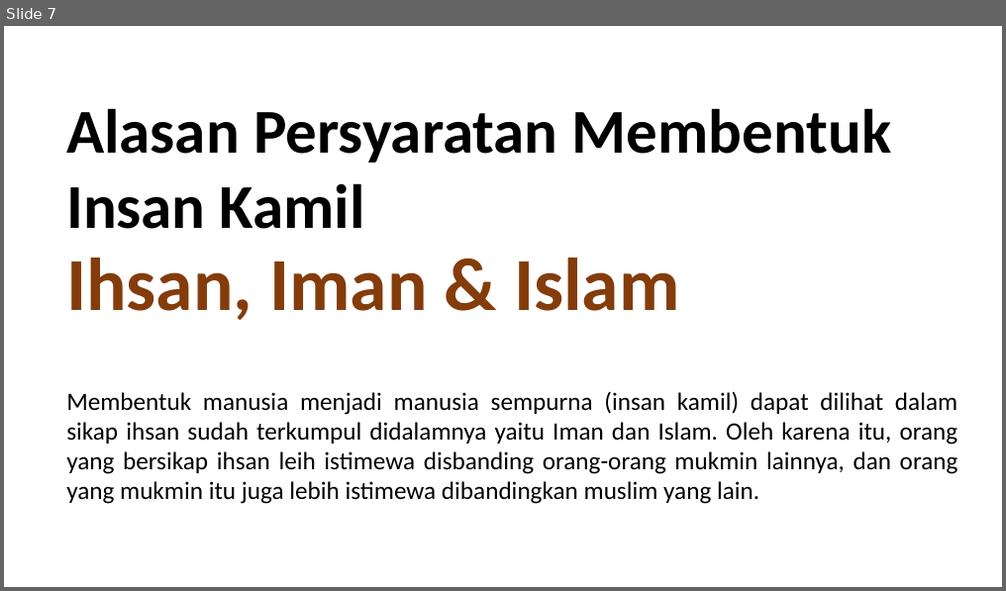
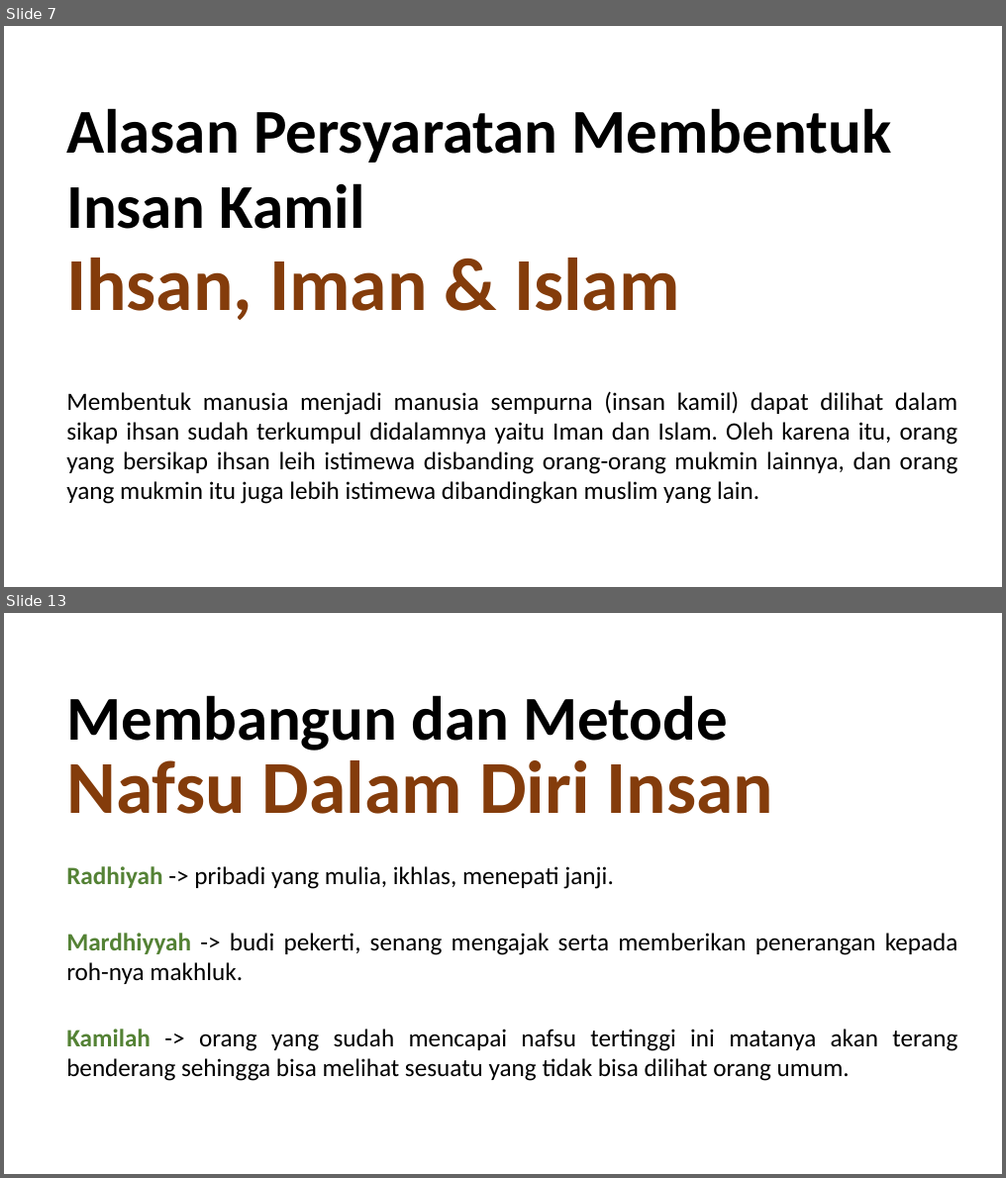
Before and after one commit to fsdio/my-kuliah, a slide deck: SEMESTER 5/[RABU] Pendidikan Agama Islam/presentasi/dd.pptx. Shown one above the other, each under a label of ours: slide 7 before the commit, slides 7 and 13 after it; the slides between them are not shown. The pictures are 1006x591 and 1006x1178 pixels, drawn with LibreOffice and Linux fonts; fonts in the diff are those of the drawing. Boxes give left, top, right and bottom in pixels: in the first picture for what was removed or moved away, otherwise in the second. Text is boxed around its words. In the diff, an @@ line names an element or a change of style, - is before the commit and + after.

```diff
--- a/SEMESTER 5/[RABU] Pendidikan Agama Islam/presentasi/dd.pptx
+++ b/SEMESTER 5/[RABU] Pendidikan Agama Islam/presentasi/dd.pptx
@@ slide 13 added at (4, 613, 1002, 1174), background #FFFFFF @@
@@ text added at (66, 695, 728, 751), 60 pt, text #000000, bold @@
+Membangun dan Metode
@@ text added at (66, 761, 774, 814), 72 pt, text #843C0B, bold @@
+Nafsu Dalam Diri Insan
@@ text added at (66, 866, 614, 889), 24 pt, text #000000 @@
+Radhiyah -> pribadi yang mulia, ikhlas, menepati janji.
@@ text added at (66, 933, 958, 984), 24 pt, text #000000 @@
+Mardhiyyah -> budi pekerti, senang mengajak serta memberikan penerangan kepada roh-nya makhluk.
@@ text added at (66, 1029, 957, 1081), 24 pt, text #000000 @@
+Kamilah -> orang yang sudah mencapai nafsu tertinggi ini matanya akan terang benderang sehingga bisa melihat sesuatu yang tidak bisa dilihat orang umum.
```
Also in this commit, not shown: 5 other slides added, 9 other files.
